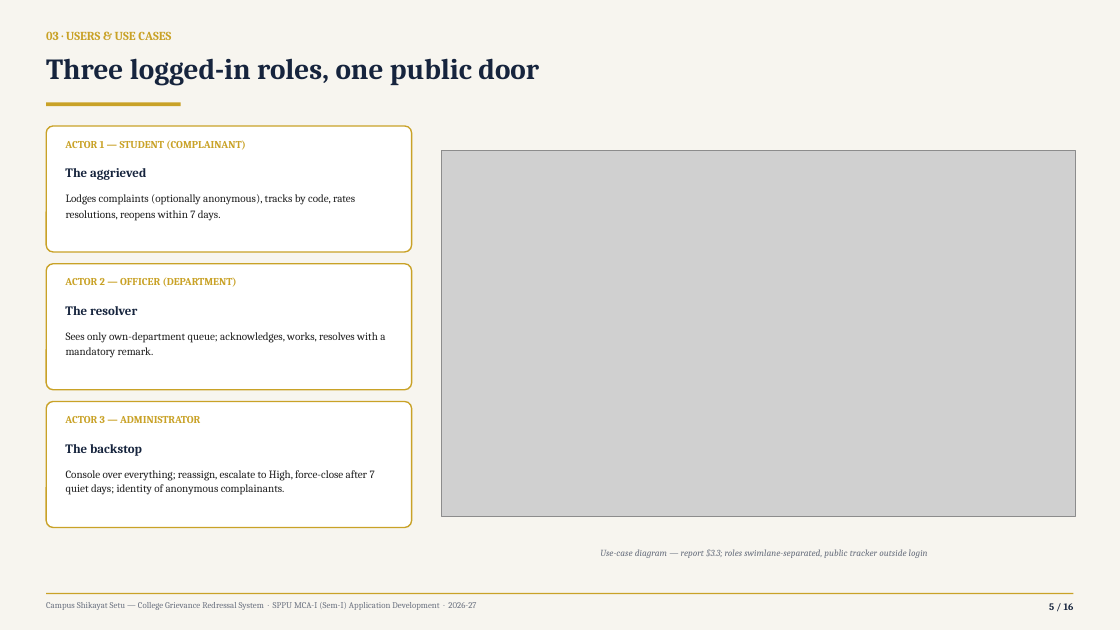
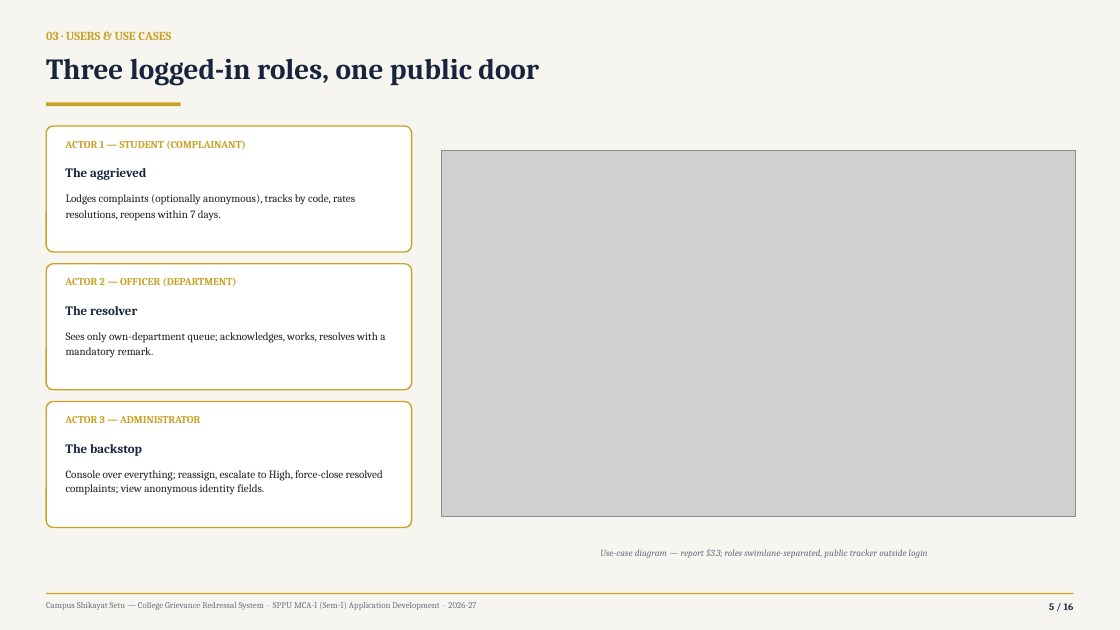
Before and after one commit to Yashwant-git392/Yashwant-git392, a slide deck: slide 5 of shikayat-setu/presentation/CampusShikayatSetu_MCA-Mini-Project_Review.pptx. Drawn at 1120x630 pixels with LibreOffice and Linux fonts; fonts in the diff are those of the drawing; grey boxes stand for pictures. Boxes give left, top, right and bottom in pixels: in the first picture for what was removed or moved away, otherwise in the second. Text is boxed around its words. In the diff, an @@ line names an element or a change of style, - is before the commit and + after.

```diff
--- a/shikayat-setu/presentation/CampusShikayatSetu_MCA-Mini-Project_Review.pptx
+++ b/shikayat-setu/presentation/CampusShikayatSetu_MCA-Mini-Project_Review.pptx
@@ text at [66, 470, 383, 495]: text changed @@
-Console over everything; reassign, escalate to High, force-close after 7 quiet days; identity of anonymous complainants.
+Console over everything; reassign, escalate to High, force-close resolved complaints; view anonymous identity fields.
```
Also in this commit, not shown: 11 other slides changed, 23 other files.
